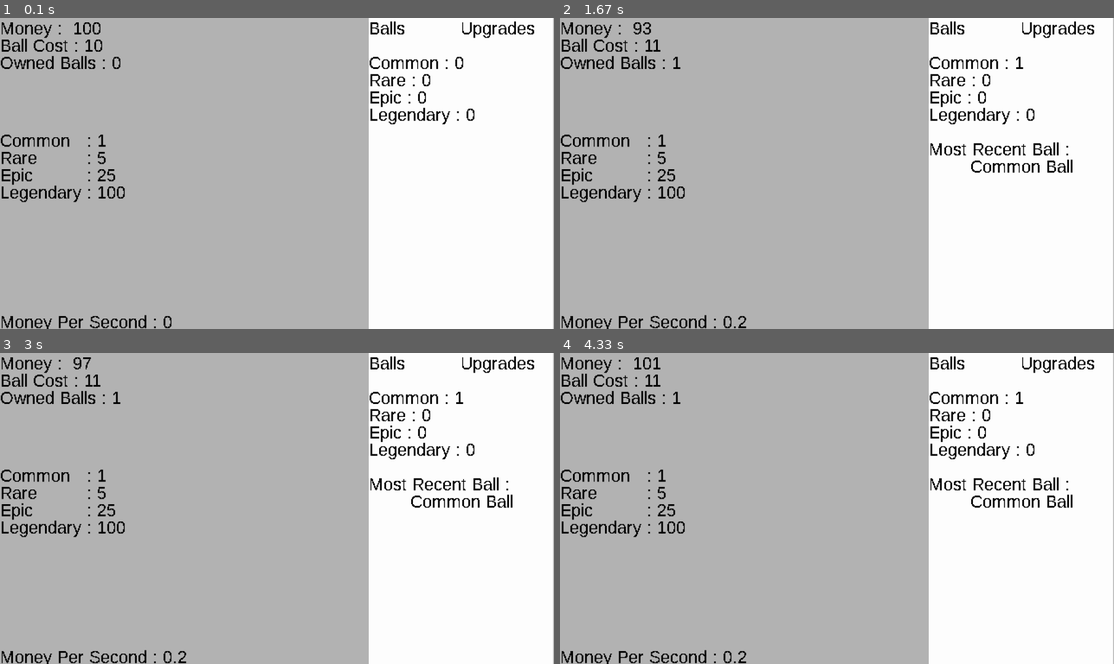
Above: before the commit, frames 1-4 (two rows, left to right).
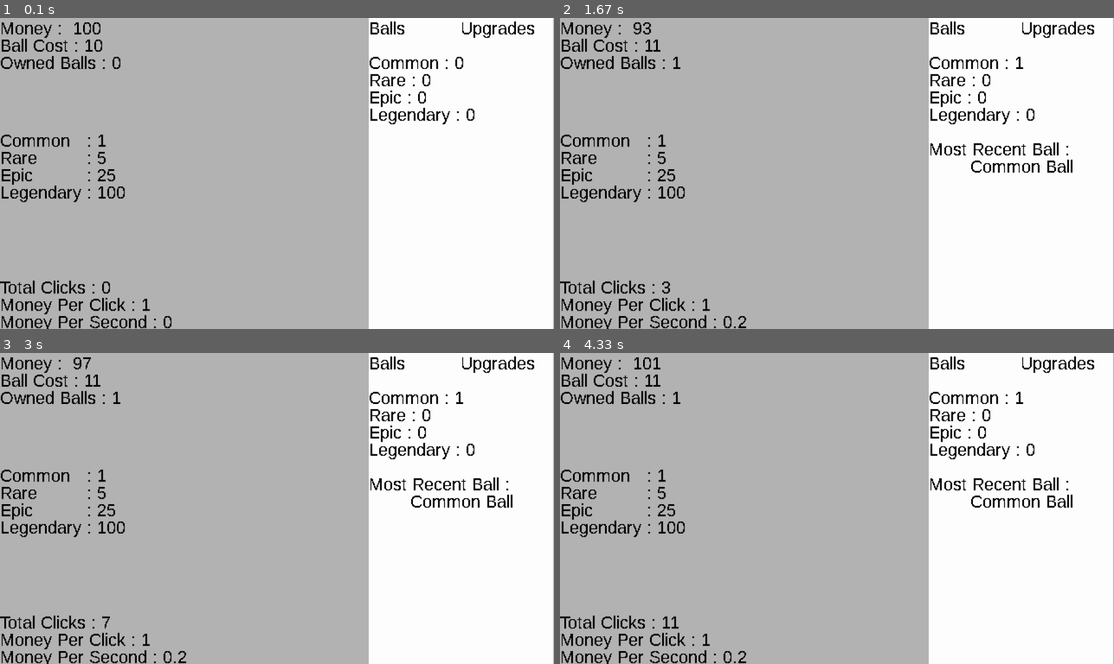
Above: after the commit, the same moments.

Repository: LZX1000/College-I
Game: pygame game, started from Incremental_Incremental.py
Two runs of this game, one before a commit and one after it. Both use one fixed random seed, a clock stepped at 60 frames per second and the inputs below.
Inputs (mouse positions are in pixels of both pictures, inside the frame that each line leads up to):
- Up to frame 1 (0.1 s): no input
- Up to frame 2 (1.67 s): click (837, 173) at 0.38 s; tap Enter at 0.67 s; click (665, 248) at 1.05 s; click (903, 201) at 1.38 s
- Up to frame 3 (3 s): click (77, 499) at 1.72 s; click (277, 545) at 2.05 s; click (421, 558) at 2.38 s; click (421, 480) at 2.72 s
- Up to frame 4 (4.33 s): click (1008, 502) at 3.05 s; click (953, 452) at 3.38 s; click (670, 402) at 3.72 s; click (704, 564) at 4.05 s

The runs differ from the first frame. In frame 1, 0.7% of the frame differs, in the area x 0-28%, y 84-96%; in frame 2, 0.7%; in frame 3, 0.7%; in frame 4, 0.7%.

Commit message:
Add aditional stats

Diff:
--- a/Incremental_Incremental.py
+++ b/Incremental_Incremental.py
@@ -10,6 +10,7 @@
             self,
             money: int | None = 100,
             money_per_click: int | None = 1,
+            clicks: int | None = 0,
             new_ball_cost: int | None = 10,
             common_ball_value: int | None = 1,
             rare_ball_value: int | None = 5,
@@ -22,6 +23,7 @@
         ) -> None:
             self.money = money
             self.money_per_click = money_per_click
+            self.clicks = clicks
             self.new_ball_cost = new_ball_cost
             # Values
             self.common_ball_value = common_ball_value
@@ -311,6 +313,7 @@
                     elif menu_type == "Balls":
                         pass
                     if not other_clicked:
+                        player.clicks += 1
                         player.money += player.money_per_click
                 elif event.button == 3:
                     if menu_type == "Upgrades":
@@ -406,6 +409,8 @@
         money_text_surface = font.render(f"Money :  {player.money}", False, (0, 0, 0))
         ball_cost_text_surface = font.render(f"Ball Cost : {player.new_ball_cost}", False, (0, 0, 0))
         owned_balls_text_surface = font.render(f"Owned Balls : {len(balls)}", False, (0, 0, 0))
+        total_clicks_text_surface = font.render(f"Total Clicks : {player.clicks}", False, (0, 0, 0))
+        money_per_click_surface = font.render(f"Money Per Click : {player.money_per_click}", False, (0, 0, 0))
         money_per_second_surface = font.render(f"Money Per Second : {round(money_per_second, 2)}", False, (0, 0, 0))
         common_ball_surface = font.render(f"Common", False, (0, 0, 0))
         common_ball_value_surface = font.render(f": {player.common_ball_value}", False, (0, 0, 0))
@@ -454,6 +459,8 @@
         internal_surface.blit(epic_ball_value_surface, (100, 170))
         internal_surface.blit(legendary_ball_surface, (0, 190))
         internal_surface.blit(legendary_ball_value_surface, (100, 190))
+        internal_surface.blit(total_clicks_text_surface, (0, 300))
+        internal_surface.blit(money_per_click_surface, (0, 320))
         internal_surface.blit(money_per_second_surface, (0, 340))
         # Debug
         if debug_mode:
